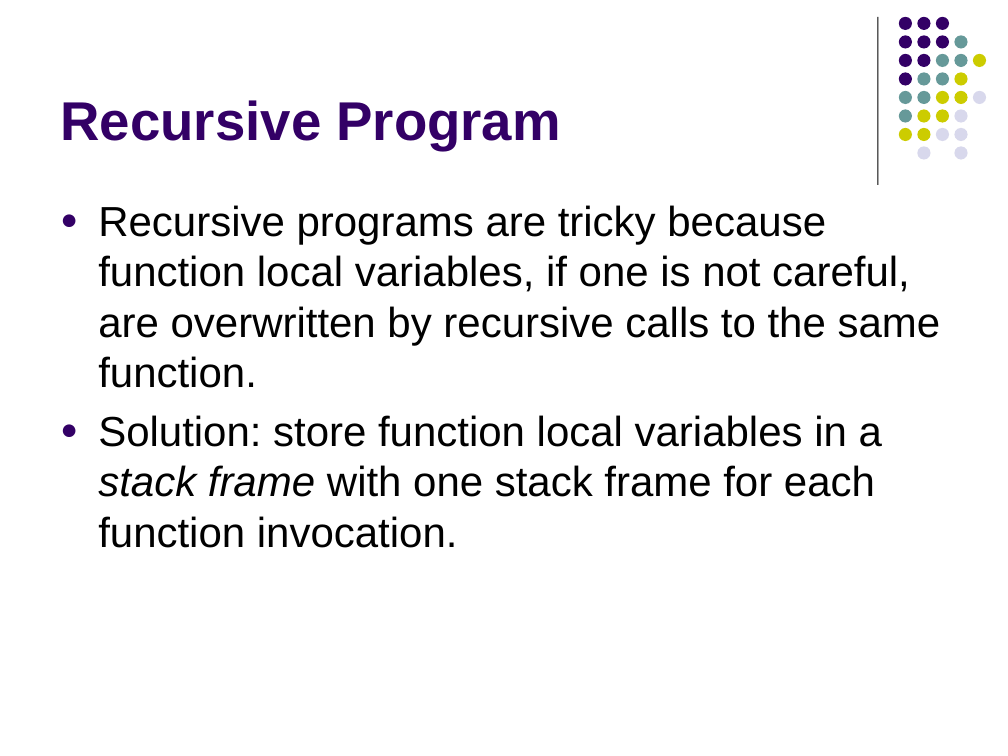
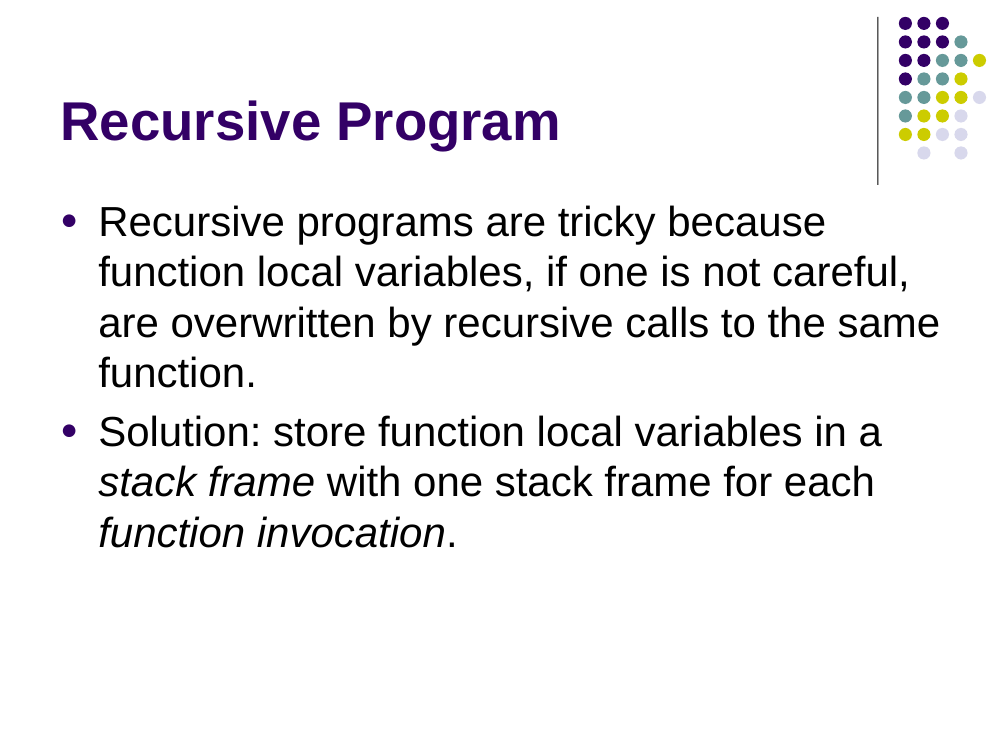
Before and after one commit to lutzhamel/CSC402, a slide deck: slide 28 of notes/csc402-ln014.pptx. Drawn at 1008x756 pixels with LibreOffice and Linux fonts; fonts in the diff are those of the drawing. Boxes give left, top, right and bottom in pixels: in the first picture for what was removed or moved away, otherwise in the second. Text is boxed around its words. In the diff, an @@ line names an element or a change of style, - is before the commit and + after.

```diff
--- a/notes/csc402-ln014.pptx
+++ b/notes/csc402-ln014.pptx
@@ text at (98,415,882,548): italic on in "function invocation." @@
```
Also in this commit, not shown: 1 other slide changed, 8 other files.
